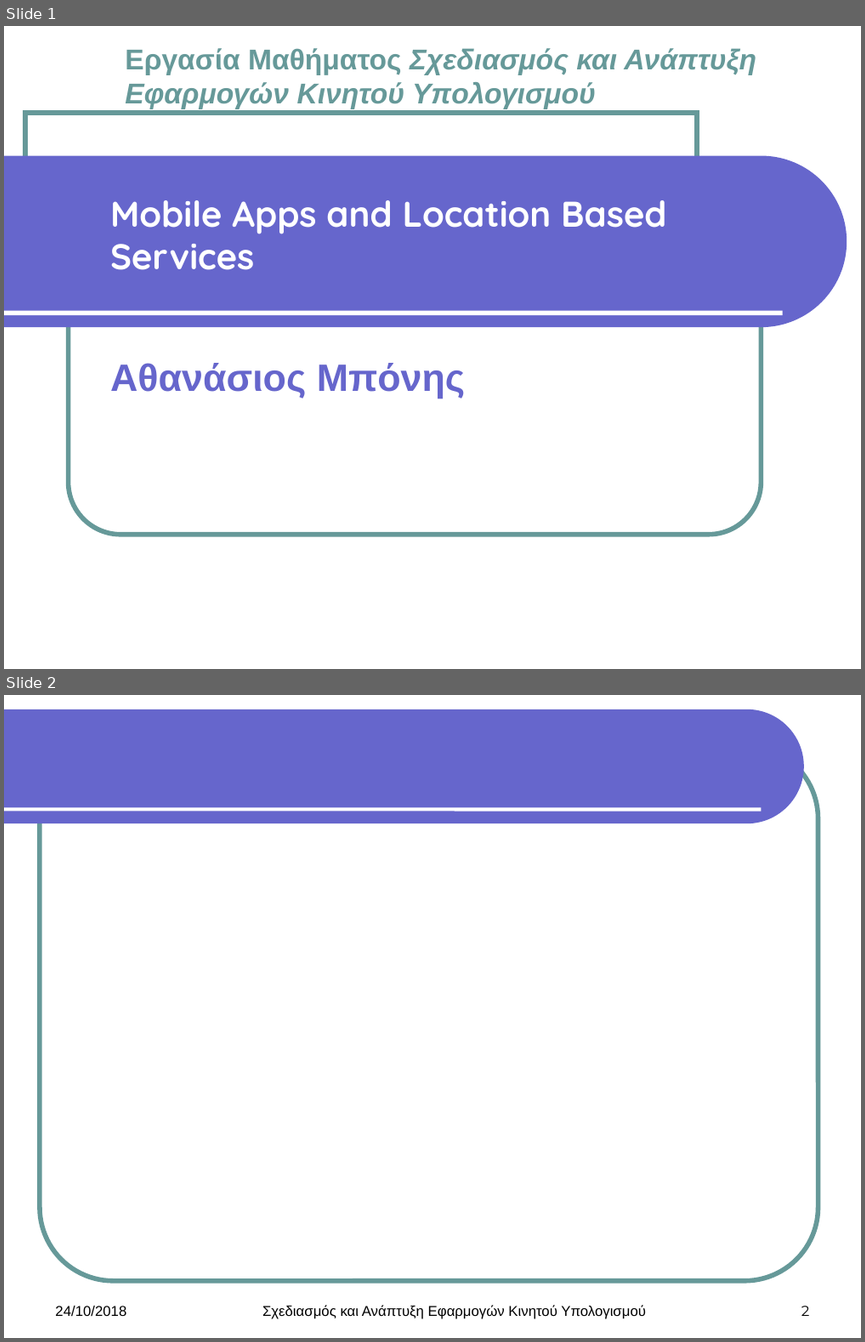
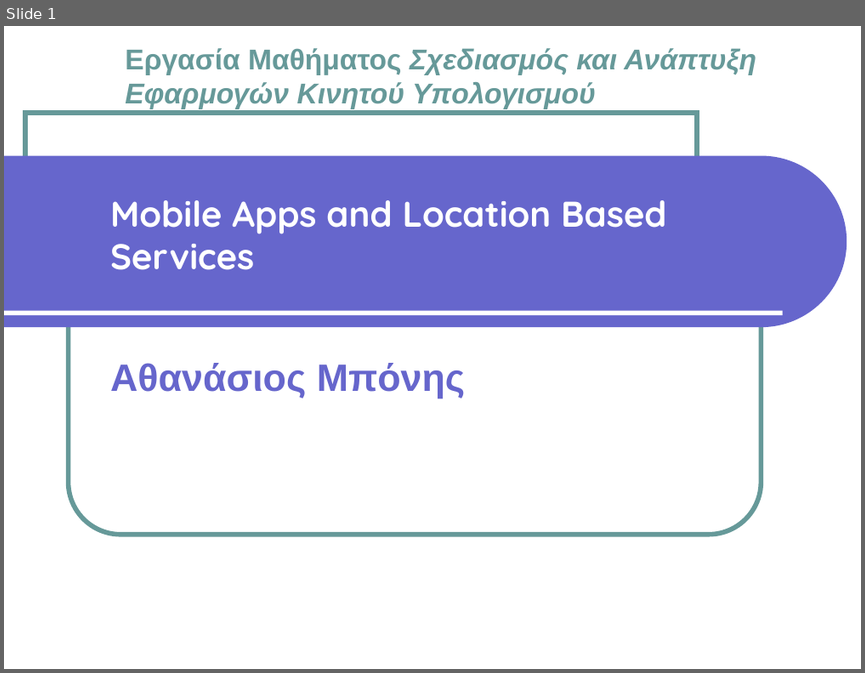
Before and after one commit to AthanCB/Design-and-development-of-mobile-computing, a slide deck: Theory Assignment/Mobile Apps and Location Based Services.pptx. Shown one above the other, each under a label of ours: slides 1 and 2 before the commit, slide 1 after it. The pictures are 865x1342 and 865x673 pixels, drawn with LibreOffice and Linux fonts; fonts in the diff are those of the drawing; background and template pictures are left out. Boxes give left, top, right and bottom in pixels: in the first picture for what was removed or moved away, otherwise in the second. Text is boxed around its words. In the diff, an @@ line names an element or a change of style, - is before the commit and + after.

```diff
--- a/Theory Assignment/Mobile Apps and Location Based Services.pptx
+++ b/Theory Assignment/Mobile Apps and Location Based Services.pptx
@@ slide 2 removed at (x1=4, y1=695, x2=861, y2=1338), background #FFFFFF @@
@@ freeform shape removed at (x1=4, y1=709, x2=803, y2=823) @@
@@ rounded rectangle removed at (x1=40, y1=744, x2=818, y2=1280) @@
@@ line removed from (4, 809) to (760, 809) @@
@@ text removed at (x1=55, y1=1305, x2=126, y2=1316) @@
-24/10/2018
@@ text removed at (x1=262, y1=1304, x2=646, y2=1319) @@
-Σχεδιασμός και Ανάπτυξη Εφαρμογών Κινητού Υπολογισμού
@@ page number removed at (x1=801, y1=1305, x2=810, y2=1315) @@
-2
```
Also in this commit, not shown: 15 slides added, 16 other files.
